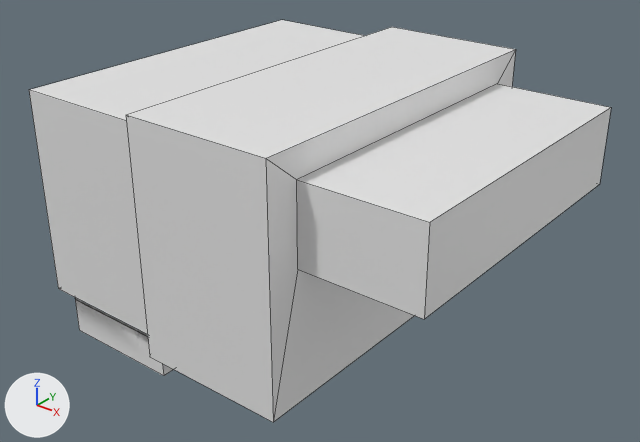
An edit to the FBX model Assets/Models/Jail/Map.fbx, drawn before and after from the same camera.
Rendered twice from a 50 mm lens placed at (25.0, -33.0, 24.8), pointed at (-1.1, -0.4, 4.6). The axes (+X, +Y, +Z) are drawn at lower left. The lights are the same throughout. Mesh edges are drawn as thin lines on the coarser meshes. Where no turn or scale is listed for an object, it has been applied to the vertices.

Objects in the first picture: 'Celing', 'Map'.
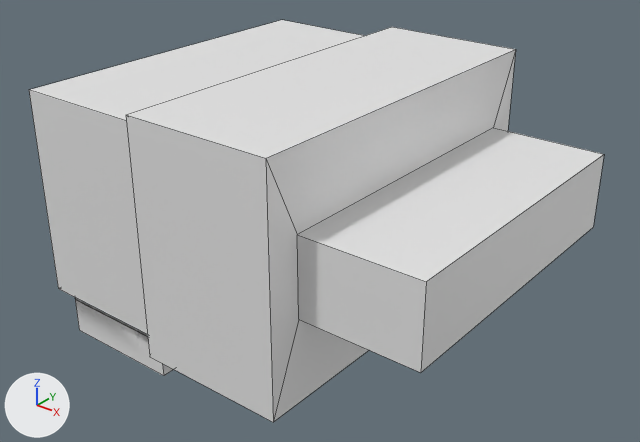
The change, as a list of edits to the scene's bpy script:
```text
Change me_plane_001:
    where me_plane_001.from_pydata(...)  # 12 vertices, 3 faces; spans x -12.0..10.2, y -10.0..10.0, z 10.9..12.4
    used by ob_celing; location = (0.0, 0.0, 0.0)
    me_plane_001 part 1: the loose piece of 4 vertices spanning x 4.0..10.2, y -8.2..8.2, z 10.9 is moved by (0.0, 0.0, -2.4)
Change me_plane:
    where me_plane.from_pydata(...)  # 36 vertices, 32 faces; spans x -12.0..10.2, y -10.0..10.0, z -2.1..12.4
    used by ob_map; location = (0.0, 0.0, 0.0)
    before: 1 (4.0, -8.2, 6.8) at pixel (297, 269), 3 (4.0, 8.2, 6.8), 18 (4.0, 8.2, 10.9) at pixel (497, 83), 19 (4.0, -8.2, 10.9) at pixel (296, 179), 20 (10.2, -8.2, 10.9) at pixel (429, 222)
    before: 21 (10.2, 8.2, 10.9) at pixel (611, 107), 22 (10.2, -8.2, 6.8) at pixel (424, 319), 23 (10.2, 8.2, 6.8) at pixel (599, 184)
    me_plane part 2
    add for i in [1, 3, *range(18, 24)]: me_plane.vertices[i].co += Vector((0.0, 0.0, -2.4))
```

What differs and where, as boxes [x1, y1, x2, y2] in the pictures (640 x 442 px; the box of a moved part takes in the faces that stretch with it):
'Map', reshaped: before [29, 50, 611, 422]; after [29, 50, 604, 422]
'Celing', reshaped (30% taller): before [31, 20, 611, 222]; after [31, 20, 604, 282]
part 1 of me_plane_001, moved or reshaped: before [297, 84, 611, 222]; after [298, 128, 604, 282]
part 2 of me_plane, moved or reshaped: before [266, 50, 611, 422]; after [266, 50, 604, 422]
